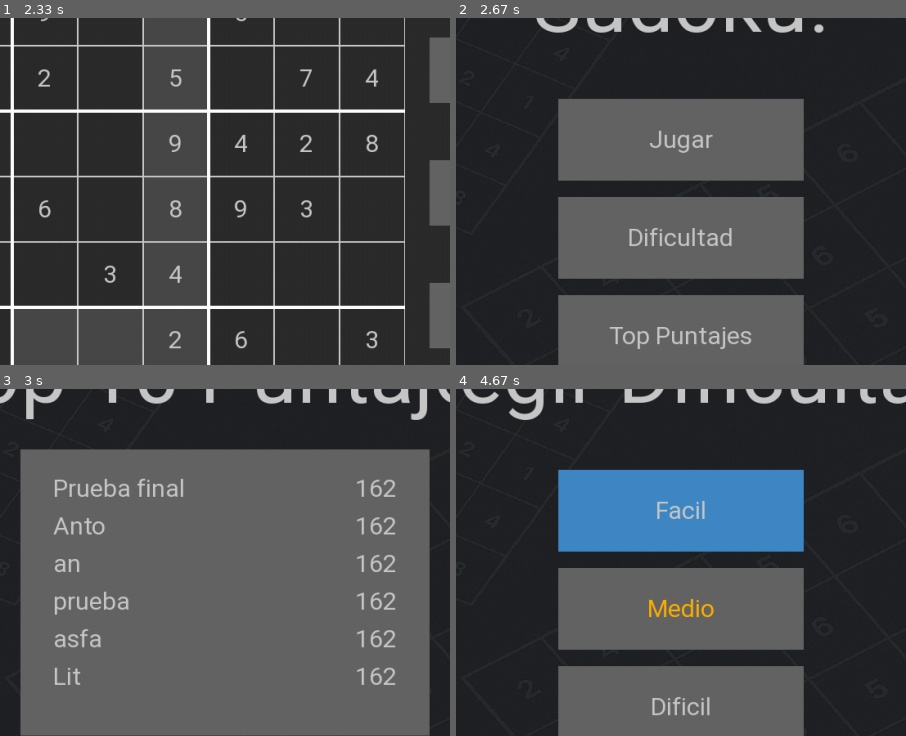
Above: before the commit, frames 1-4 (two rows, left to right).
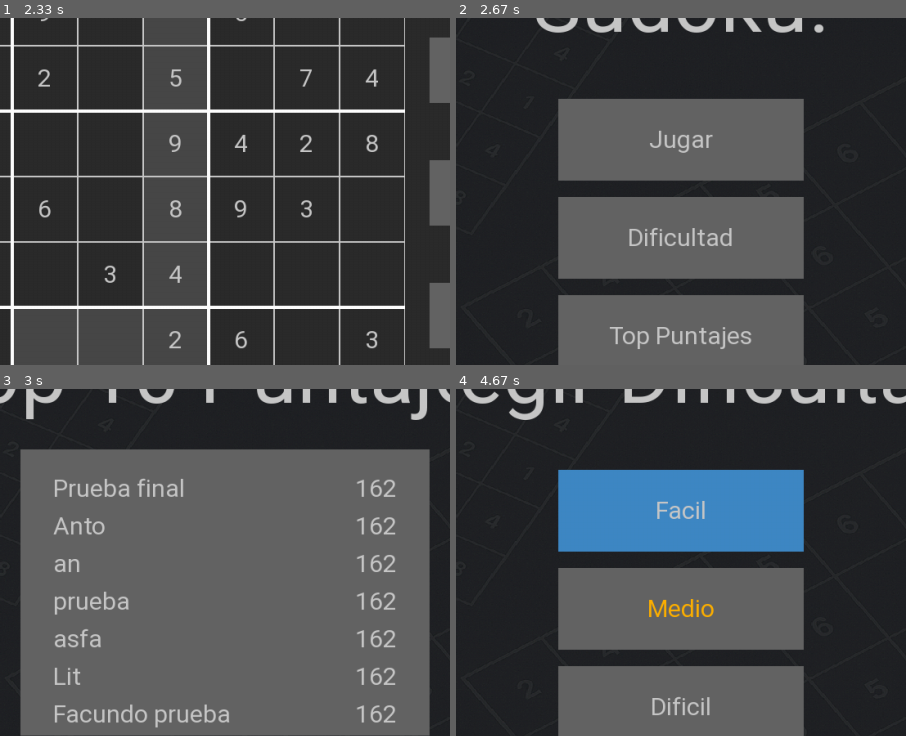
Above: after the commit, the same moments.

Repository: FacundoCasaccio/Programacion-1
Game: pygame game, started from prog_1_sp/main.py
The game is run twice, just before and just after one commit, with the same random seed, the same clock (stepped at 60 frames per second) and the same inputs.
Inputs (mouse positions are % of the whole screen's width and height, from its top left):
- Up to frame 1 (2.33 s): click "Jugar" at 0.38 s; type "ann" at 0.67 s; tap Enter at 1 s; click (19, 35) at 1.27 s; tap 1 at 1.55 s; click (52, 16) at 1.93 s; click (45, 76) at 2.27 s
- Up to frame 2 (2.67 s): click (76, 66) at 2.6 s
- Up to frame 3 (3 s): click "Top Puntajes" at 2.93 s
- Up to frame 4 (4.67 s): click "Volver" at 3.27 s; click (81, 48) at 3.6 s; click "Dificultad" at 4.43 s
The pictures show only the part of the screen within x 25-75%, y 21-71%; the shares and areas given below are measured in that part.

Frames 1-2 are identical in both runs. In frame 3, 1.0% of the frame differs, in the area x 12-88%, y 90-98%; in frame 4, nothing differs.

Commit message:
main movido al modulo del segundo parcial

Diff:
--- a/main.py
+++ b/prog_1_sp/main.py
@@ -1,8 +1,8 @@
 import pygame
-from prog_1_sp.config.sudoku_config import *
-from prog_1_sp.src.game_utils import *
-from prog_1_sp.src.funciones_puntajes import *
-from prog_1_sp.ui.ui_utils import *
+from config.sudoku_config import *
+from src.game_utils import *
+from src.funciones_puntajes import *
+from ui.ui_utils import *
 
 pygame.display.set_caption("Sudoku UTN - Facundo Casaccio")
 
--- a/prog_1_sp/src/game_utils.py
+++ b/prog_1_sp/src/game_utils.py
@@ -1,8 +1,7 @@
-from operation_tools.arrays_generales import *
 import random
-from prog_1_sp.config.sudoku_config import *
-from prog_1_sp.src.validaciones import *
-from prog_1_sp.sound.sounds import *
+from config.sudoku_config import *
+from src.validaciones import *
+from sound.sounds import *
 import pygame
 
 
--- a/prog_1_sp/ui/rects.py
+++ b/prog_1_sp/ui/rects.py
@@ -1,5 +1,5 @@
 import pygame
-from prog_1_sp.config.sudoku_config import *
+from config.sudoku_config import *
 
 # Botones Menu
 W_BOTON_MENU = 300
--- a/prog_1_sp/ui/ui_utils.py
+++ b/prog_1_sp/ui/ui_utils.py
@@ -1,10 +1,10 @@
 import pygame
 from pygame import Rect
-from prog_1_sp.config.sudoku_config import *
-from prog_1_sp.src.game_utils import *
-from prog_1_sp.src.funciones_puntajes import *
-from prog_1_sp.ui.rects import *
-from prog_1_sp.ui.ui_utils import *
+from config.sudoku_config import *
+from src.game_utils import *
+from src.funciones_puntajes import *
+from ui.rects import *
+from ui.ui_utils import *
 import os
 
 pygame.font.init()
--- a/puntajes.json
+++ b/puntajes.json
@@ -22,5 +22,9 @@
     {
         "nombre": "Lit",
         "puntaje": 162
+    },
+    {
+        "nombre": "Facundo prueba",
+        "puntaje": 162
     }
 ]
